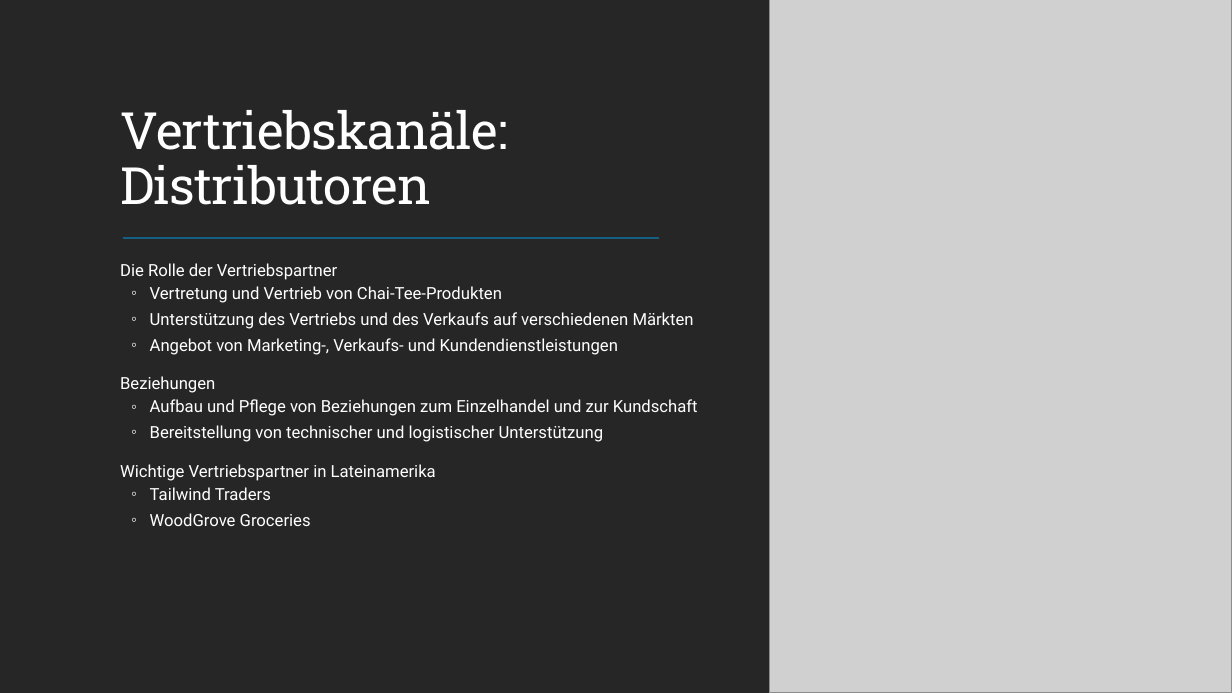
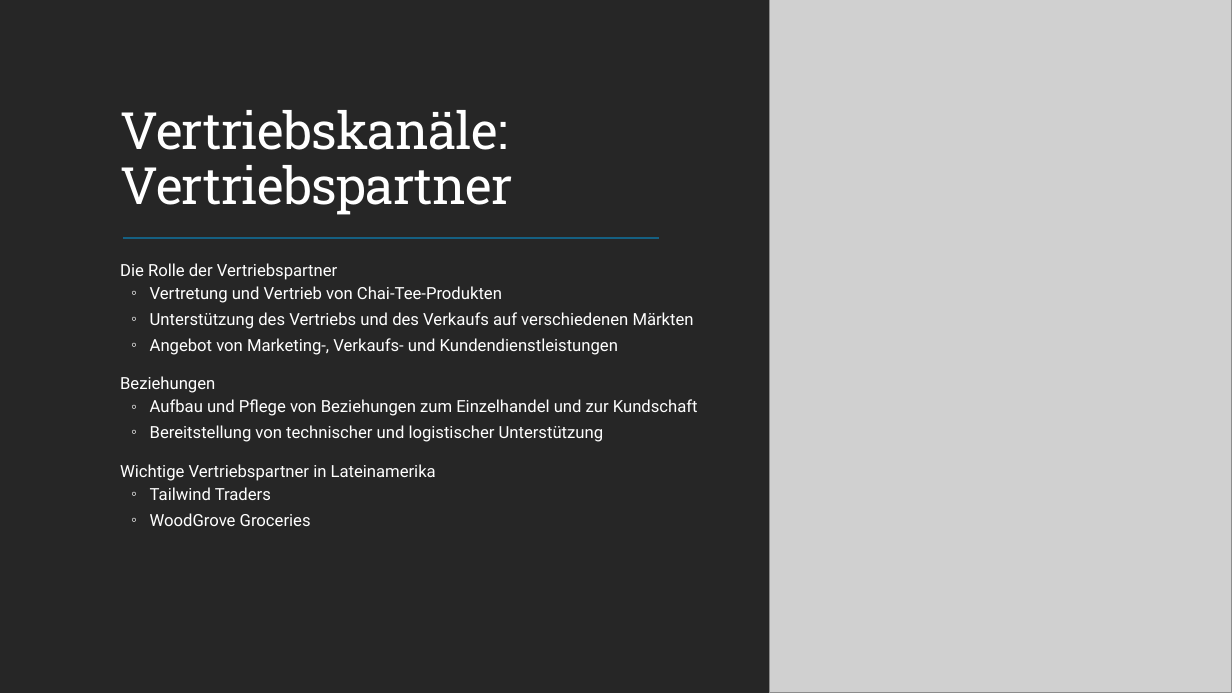
Before and after one commit to MicrosoftLearning/MS-4004-Empower-workforce-copilot-use-cases.de-de, a slide deck: slide 10 of ResourceFiles/Mystic Spice Premium Chai Market Analysis Presentation.pptx. Drawn at 1232x693 pixels with LibreOffice and Linux fonts; fonts in the diff are those of the drawing; grey boxes stand for pictures. Boxes give left, top, right and bottom in pixels: in the first picture for what was removed or moved away, otherwise in the second. Text is boxed around its words. In the diff, an @@ line names an element or a change of style, - is before the commit and + after.

```diff
--- a/ResourceFiles/Mystic Spice Premium Chai Market Analysis Presentation.pptx
+++ b/ResourceFiles/Mystic Spice Premium Chai Market Analysis Presentation.pptx
@@ title at (120, 110, 512, 215): text changed @@
-Vertriebskanäle: Distributoren
+Vertriebskanäle: Vertriebspartner
```
Also in this commit, not shown: 6 other slides changed, 29 other files.
